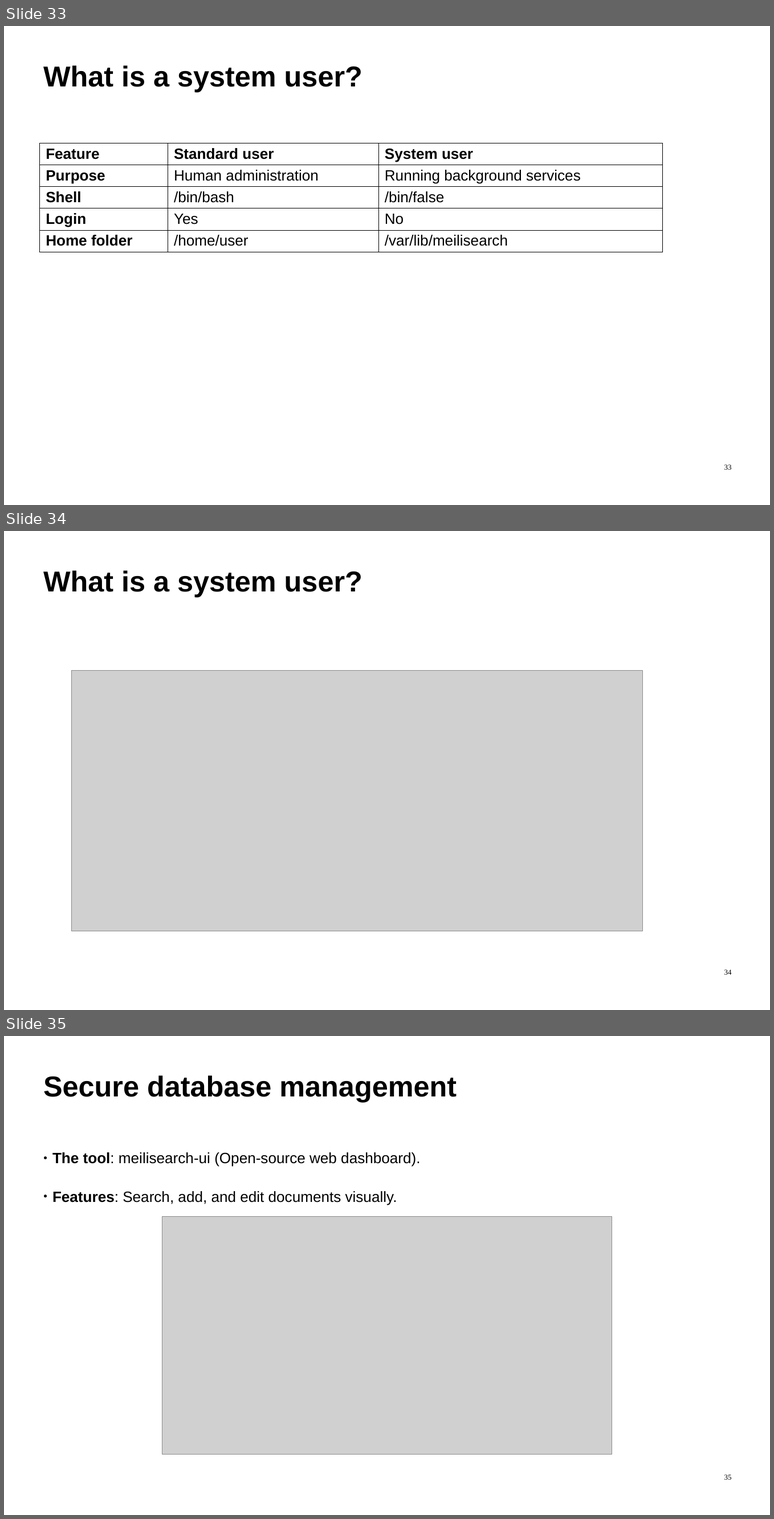
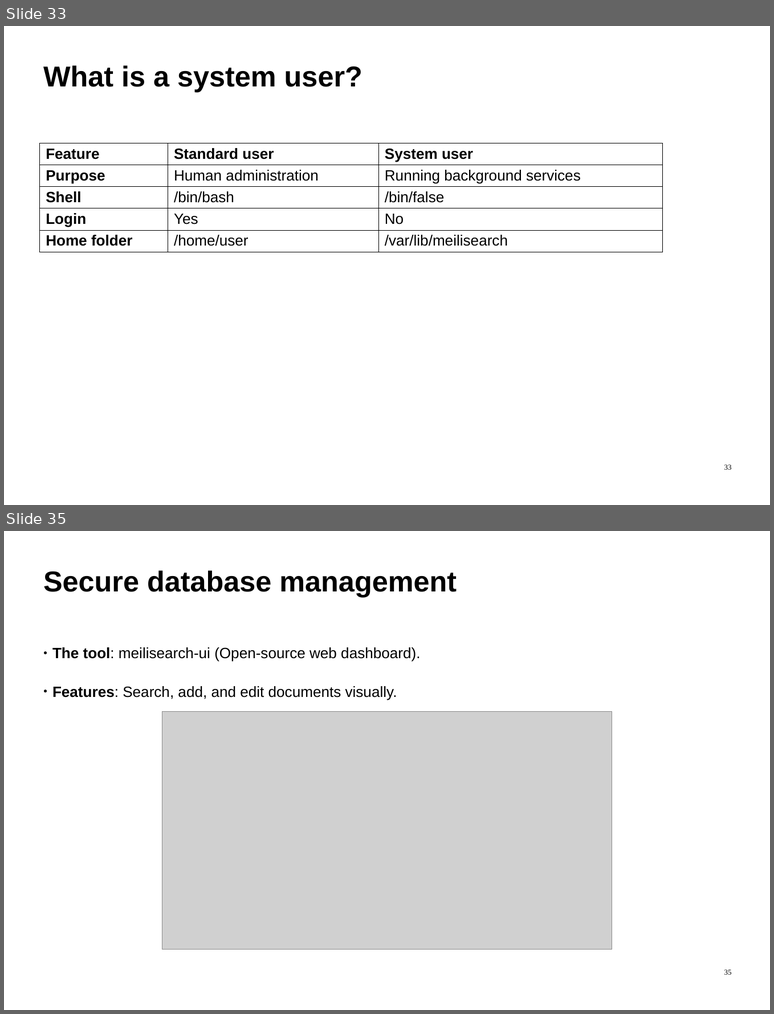
Before and after one commit to ImadSaddik/FullStackDeploymentHandbook, a slide deck: course-assets/slides/full_stack_deployment_guide.odp. Shown one above the other, each under a label of ours: slides 33, 34 and 35 before the commit, slides 33 and 35 after it; the slides between them are not shown. The pictures are 774x1519 and 774x1014 pixels, drawn with LibreOffice and Linux fonts; fonts in the diff are those of the drawing; grey boxes stand for pictures. Boxes give left, top, right and bottom in pixels: in the first picture for what was removed or moved away, otherwise in the second. Text is boxed around its words. In the diff, an @@ line names an element or a change of style, - is before the commit and + after.

```diff
--- a/course-assets/slides/full_stack_deployment_guide.odp
+++ b/course-assets/slides/full_stack_deployment_guide.odp
@@ slide 34 removed at (4, 531, 770, 1010), background #FFFFFF @@
@@ text removed at (43, 570, 363, 597) @@
-What is a system user?
@@ picture removed at (71, 670, 642, 931) @@
@@ page number removed at (724, 969, 732, 974) @@
-34
```
Also in this commit, not shown: 1 slide added, 1 other file.
